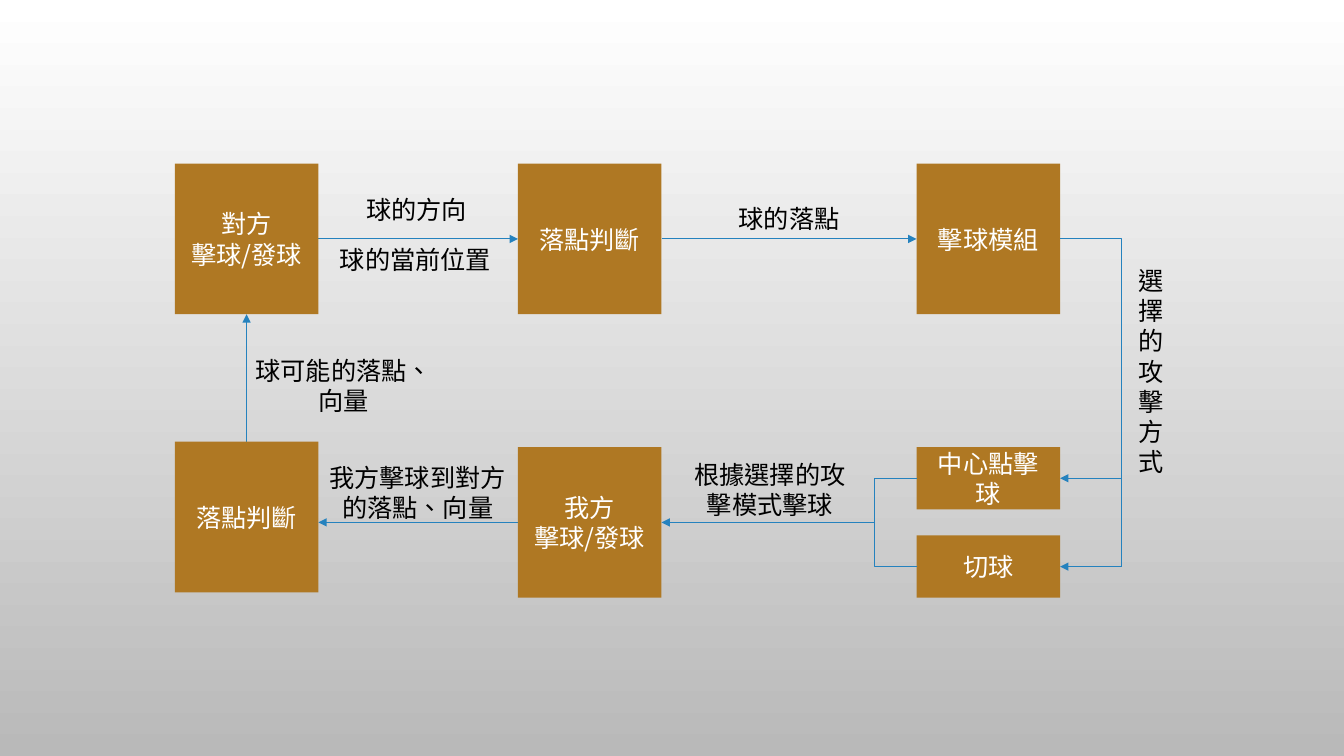
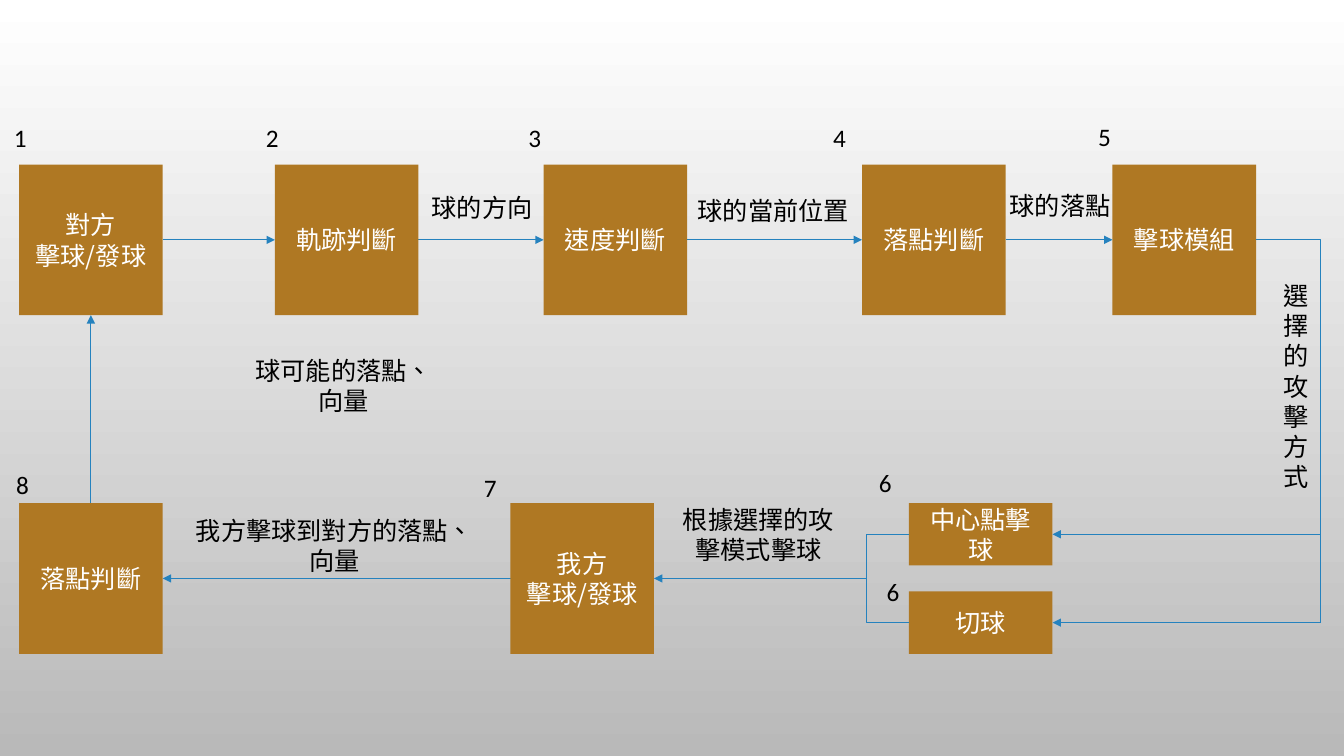
Before and after one commit to liang1127/Liang1127ML, a slide deck: slide 7 of HW5/機器學習實作乒乓球-專案管理.pptx. Drawn at 1344x756 pixels with LibreOffice and Linux fonts; fonts in the diff are those of the drawing; background and template pictures are left out. Boxes give left, top, right and bottom in pixels: in the first picture for what was removed or moved away, otherwise in the second. Text is boxed around its words. In the diff, an @@ line names an element or a change of style, - is before the commit and + after.

```diff
--- a/HW5/機器學習實作乒乓球-專案管理.pptx
+++ b/HW5/機器學習實作乒乓球-專案管理.pptx
@@ text added at (14,130,27,147), 18 pt, text #000000 @@
+1
@@ text added at (266,130,279,147), 18 pt, text #000000 @@
+2
@@ text added at (528,130,541,147), 18 pt, text #000000 @@
+3
@@ text added at (833,130,846,147), 18 pt, text #000000 @@
+4
@@ text added at (1098,129,1111,146), 18 pt, text #000000 @@
+5
@@ rectangle "對方": place and size @@
-rectangle "對方" at (174,163,318,314)
+rectangle "對方" at (19,164,162,315)
@@ rectangle added at (275,164,418,315), fill #AF7823, 18 pt, text #FFFFFF @@
+軌跡判斷
@@ rectangle "速度判斷": place and size @@
-rectangle "速度判斷" at (518,163,661,314)
+rectangle "速度判斷" at (543,164,687,315)
@@ rectangle added at (862,164,1005,315), fill #AF7823, 18 pt, text #FFFFFF @@
+落點判斷
@@ rectangle "擊球模組": place and size @@
-rectangle "擊球模組" at (917,163,1060,314)
+rectangle "擊球模組" at (1113,164,1256,315)
@@ text "球的方向": place and size @@
-text "球的方向" at (366,198,467,221)
+text "球的方向" at (432,196,533,219)
@@ text "球的當前位置": place and size @@
-text "球的當前位置" at (340,248,491,271)
+text "球的當前位置" at (698,199,849,222)
@@ text "球的落點": place and size @@
-text "球的落點" at (739,207,840,230)
+text "球的落點" at (1010,194,1111,217)
@@ text in rectangle at (565,228,666,251): text changed @@
-落點判斷
+速度判斷
@@ arrow added from (162, 240) to (275, 240), #2683BF 0.75 pt @@
@@ arrow moved from (318, 239) - (518, 239) to (418, 240) - (543, 240) @@
@@ arrow added from (688, 240) to (862, 240), #2683BF 0.75 pt @@
@@ arrow moved from (661, 239) - (917, 239) to (1006, 240) - (1113, 240) @@
@@ elbow line moved from (1061, 239) - (1122, 567) to (1256, 240) - (1321, 623) @@
@@ text "選": place and size @@
-text "選" at (1138,269,1163,473)
+text "選" at (1284,284,1309,488)
@@ arrow moved from (247, 448) - (247, 315) to (91, 503) - (91, 316) @@
@@ text added at (16,477,29,494), 18 pt, text #000000 @@
+8
@@ text added at (879,475,892,492), 18 pt, text #000000 @@
+6
@@ rectangle "落點判斷": place and size @@
-rectangle "落點判斷" at (174,442,318,592)
+rectangle "落點判斷" at (19,503,162,653)
@@ text added at (484,481,497,497), 18 pt, text #000000 @@
+7
@@ text "根據選擇的攻擊模式擊球": place and size @@
-text "根據選擇的攻擊模式擊球" at (694,463,845,516)
+text "根據選擇的攻擊模式擊球" at (683,508,834,561)
@@ text "我方擊球到對方的落點、向量" rewrapped from (329,466,505,523) to (196,519,473,572) @@
@@ arrow moved from (1122, 478) - (1061, 478) to (1321, 534) - (1053, 534) @@
@@ arrow moved from (531, 522) - (319, 522) to (523, 579) - (162, 579) @@
@@ 2 elbow lines, 1 arrow: place and size @@
-2 elbow lines, 1 arrow at (661,478,917,567)
+2 elbow lines, 1 arrow at (654,534,909,623)
@@ text added at (887,584,900,601), 18 pt, text #000000 @@
+6
@@ 3 rectangles: place and size @@
-3 rectangles at (518,448,1060,598)
+3 rectangles at (510,503,1053,654)
@@ arrow moved from (1122, 567) - (1061, 567) to (1321, 623) - (1053, 623) @@
```
